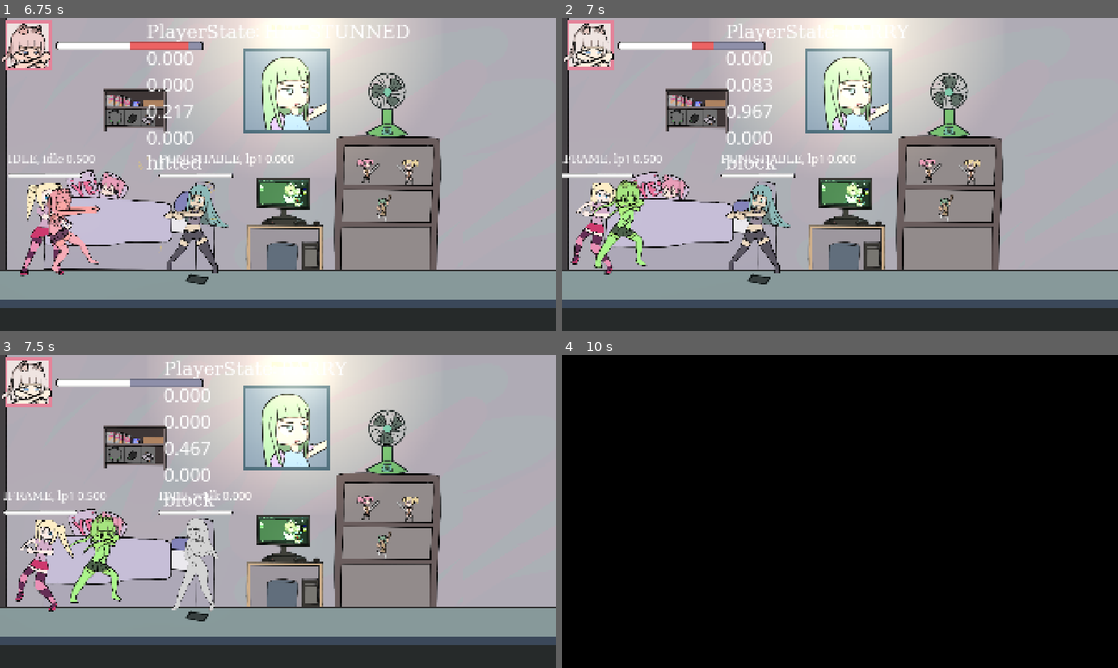
Above: before the commit, frames 1-4 (two rows, left to right).
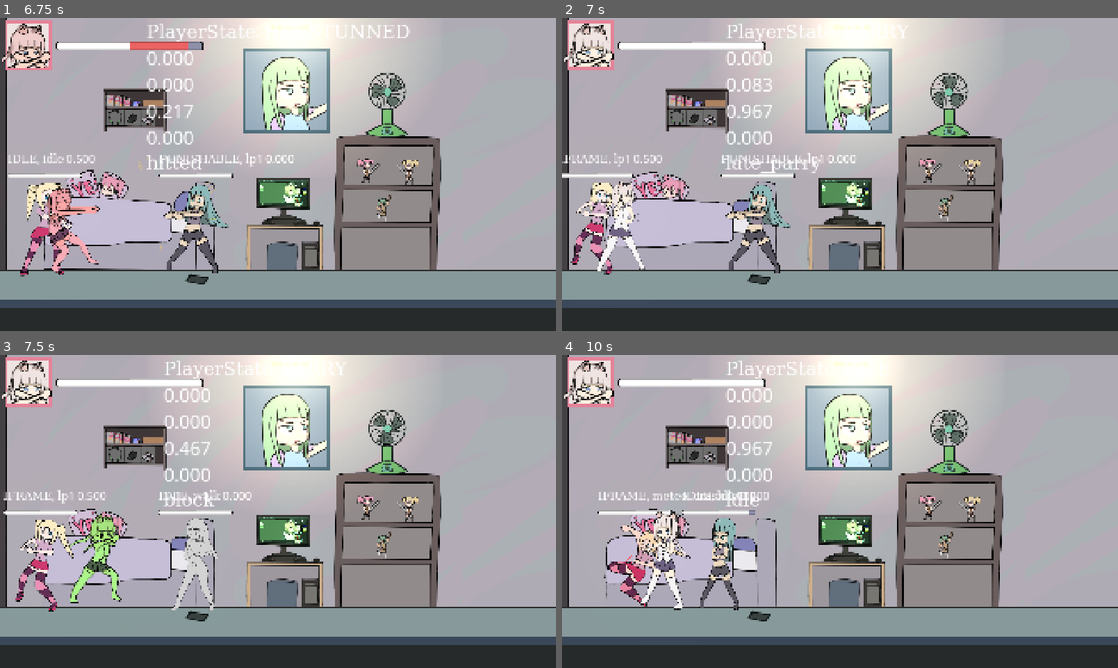
Above: after the commit, the same moments.

Repository: BeatMil/AnimuFight
Game: Godot game, scene res://scenes/main_menu.tscn
Two runs of this game, one before a commit and one after it. Both use one fixed random seed, a clock stepped at 60 frames per second and the inputs below.
Inputs (mouse positions are in pixels of both pictures, inside the frame that each line leads up to):
- Up to frame 1 (6.75 s): click "Start" at 0.5 s; tap Enter (ui_accept) at 1.25, 1.52, 2.27, 3.77, 4.52, 5.27 s; move the mouse to (250, 237) at 1.27 s; hold Space (block) 1.28-2.03 s; hold D (right) 1.28-2.78 s; click (250, 237) at 1.42 s; tap J (hp) at 1.55, 2.1, 3.05, 4.55 s; move the mouse to (444, 221) at 2.02 s; tap Space (block) at 2.3, 3.8, 5.3 s; move the mouse to (111, 127) at 2.77 s; hold Space (block) 2.78-3.53 s; hold A (left) 2.78-5.03 s; move the mouse to (305, 174) at 3.52 s; tap L (dodge) at 3.6 s; click (305, 174) at 3.67 s; move the mouse to (194, 96) at 4.27 s; hold , (execute) 4.28-5.03 s; move the mouse to (400, 158) at 5.02 s; hold D (right) from 5.03 s (still down); tap U (grab) at 5.1 s; move the mouse to (166, 190) at 5.77 s; hold J (hp) 5.78-6.53 s; click (166, 190) at 5.92 s; move the mouse to (333, 105) at 6.52 s; tap K (lp) at 6.6 s
- Up to frame 2 (7 s): keep holding D (right); tap Enter (ui_accept) at 6.77 s; tap Space (block) at 6.8 s
- Up to frame 3 (7.5 s): keep holding D (right); move the mouse to (250, 574) at 7.27 s; hold Space (block) from 7.28 s (still down)
- Up to frame 4 (10 s): tap Enter (ui_accept) at 7.52, 8.27 s; tap J (hp) at 7.55, 8.1, 9.05 s; move the mouse to (1006, 558) at 8.02 s; release Space (block) at 8.03 s; click (1006, 558) at 8.17 s; tap Space (block) at 8.3 s; move the mouse to (673, 464) at 8.77 s; release D (right) at 8.78 s; hold A (left) 8.78-9.5 s; hold Space (block) 8.78-9.5 s; click (840, 508) at 9.5 s, where only the run before the commit has a clickable "Restart"

Frame 1 is identical in both runs. In frame 2, 1.9% of the frame differs, in the area x 5-47%, y 7-81%; in frame 3, 0.3%; in frame 4, 99%, in the area x 0-100%, y 0-100%.

Commit message:
Player heals half damage when late parry

Diff:
--- a/nodes/player.tscn
+++ b/nodes/player.tscn
@@ -45,6 +45,8 @@
 [ext_resource type="AudioStream" uid="uid://dwc8oylpgeeuj" path="res://media/sfxs/PunchAttack5.wav" id="38_3pser"]
 [ext_resource type="AudioStream" uid="uid://u73y4q7hfepr" path="res://media/sfxs/PunchAttack6.wav" id="38_fw64u"]
 [ext_resource type="AudioStream" uid="uid://b6w8h4ewoy3of" path="res://media/sfxs/PunchAttack3.wav" id="39_3pser"]
+[ext_resource type="Texture2D" uid="uid://bhlsbejhj10rw" path="res://media/sprites/char1/vanilla_late_parry.png" id="45_0xvo4"]
+[ext_resource type="AudioStream" uid="uid://bnldfs23skhwr" path="res://media/sfxs/HitArrow.wav" id="46_0xvo4"]
 
 [sub_resource type="Animation" id="Animation_df04m"]
 length = 0.001
@@ -4162,6 +4164,88 @@
 "transitions": PackedFloat32Array(1),
 "update": 1,
 "values": [false]
+}
+
+[sub_resource type="Animation" id="Animation_tiirf"]
+resource_name = "late_parry"
+length = 0.300002
+step = 0.0166667
+tracks/0/type = "value"
+tracks/0/imported = false
+tracks/0/enabled = true
+tracks/0/path = NodePath("Sprite2D:texture")
+tracks/0/interp = 1
+tracks/0/loop_wrap = true
+tracks/0/keys = {
+"times": PackedFloat32Array(0),
+"transitions": PackedFloat32Array(1),
+"update": 1,
+"values": [ExtResource("45_0xvo4")]
+}
+tracks/1/type = "audio"
+tracks/1/imported = false
+tracks/1/enabled = true
+tracks/1/path = NodePath("AudioStreamPlayer")
+tracks/1/interp = 1
+tracks/1/loop_wrap = true
+tracks/1/keys = {
+"clips": [{
+"end_offset": 0.0,
+"start_offset": 0.0,
+"stream": ExtResource("46_0xvo4")
+}],
+"times": PackedFloat32Array(0)
+}
+tracks/1/use_blend = true
+tracks/2/type = "method"
+tracks/2/imported = false
+tracks/2/enabled = true
+tracks/2/path = NodePath(".")
+tracks/2/interp = 1
+tracks/2/loop_wrap = true
+tracks/2/keys = {
+"times": PackedFloat32Array(0),
+"transitions": PackedFloat32Array(1),
+"values": [{
+"args": [7],
+"method": &"_set_state"
+}]
+}
+tracks/3/type = "value"
+tracks/3/imported = false
+tracks/3/enabled = true
+tracks/3/path = NodePath("Sprite2D:self_modulate")
+tracks/3/interp = 1
+tracks/3/loop_wrap = true
+tracks/3/keys = {
+"times": PackedFloat32Array(0),
+"transitions": PackedFloat32Array(1),
+"update": 0,
+"values": [Color(1, 1, 1, 1)]
+}
+tracks/4/type = "value"
+tracks/4/imported = false
+tracks/4/enabled = true
+tracks/4/path = NodePath("Sprite2D:hframes")
+tracks/4/interp = 1
+tracks/4/loop_wrap = true
+tracks/4/keys = {
+"times": PackedFloat32Array(0),
+"transitions": PackedFloat32Array(1),
+"update": 1,
+"values": [1]
+}
+tracks/5/type = "value"
+tracks/5/imported = false
+tracks/5/enabled = true
+tracks/5/path = NodePath("Sprite2D:vframes")
+tracks/5/interp = 1
+tracks/5/loop_wrap = true
+tracks/5/keys = {
+"times": PackedFloat32Array(0),
+"transitions": PackedFloat32Array(1),
+"update": 1,
+"values": [1]
 }
 
 [sub_resource type="AnimationLibrary" id="AnimationLibrary_1o8ps"]
@@ -4191,6 +4275,7 @@
 &"hp": SubResource("Animation_v1xnu"),
 &"idle": SubResource("Animation_epwwg"),
 &"jump": SubResource("Animation_v2fns"),
+&"late_parry": SubResource("Animation_tiirf"),
 &"lp1": SubResource("Animation_d2kbo"),
 &"lp2": SubResource("Animation_gcdel"),
 &"lp3": SubResource("Animation_88oa4"),
--- a/scripts/hp_bar.gd
+++ b/scripts/hp_bar.gd
@@ -10,6 +10,7 @@
 signal hp_out
 
 var cant_heal = false
+var last_took_damage := 0
 
 #############################################################
 ## Public Functions
@@ -25,6 +26,8 @@
 	if value <= 0:
 		emit_signal("hp_out")
 		cant_heal = true
+	last_took_damage = _amount
+	pass
 
 
 func hp_up(_amount: int) -> void:
@@ -38,6 +41,21 @@
 	emit_signal("hp_up_sig")
 
 
+func hp_up_late_parry() -> void:
+	print("value_before:", value)
+	if get_tree():
+		var tween = get_tree().create_tween()
+		var heal_amount = max(last_took_damage/2, 1)
+		tween.tween_property(self, "value", value + heal_amount, 0.1)
+		tween.tween_property(back_bar, "value", value + heal_amount, 0.5)
+		print("last_took_damage:", last_took_damage)
+		print("last_took_damage/2:", last_took_damage/2)
+	await get_tree().create_timer(0.2).timeout
+	print("value_after:", value)
+	emit_signal("hp_up_sig")
+
+
+
 func get_hp() -> int:
 	return int(value)
 
--- a/scripts/player.gd
+++ b/scripts/player.gd
@@ -131,7 +131,10 @@
 	## BLOCK
 	# if state in can_block_states:
 	if state not in [States.BOUNCE_STUNNED, States.WALL_BOUNCED, States.IFRAME, States.AIR_SPD]:
-		if Input.is_action_just_pressed("block", true):
+		if Input.is_action_just_pressed("block", true) and state == States.HIT_STUNNED:
+			animation_player.play("late_parry")
+			hp_bar.hp_up_late_parry()
+		elif Input.is_action_just_pressed("block", true):
 			state = States.PARRY
 			animation_player.play("block")
 
@@ -205,6 +208,7 @@
 
 	if Input.is_action_just_pressed("down") and state in [States.BOUNCE_STUNNED, States.WALL_BOUNCED] and is_on_floor() and tech_roll_timer > 0:
 		animation_player.play("burst")
+		hp_bar.hp_up_late_parry()
 
 
 	## Animation Section
@@ -984,6 +988,7 @@
 		"place_enemy",
 		"wall_abel_combo2",
 		"wall_abel_combo",
+		"late_parry",
 		]:
 		animation_player.play("idle")
 	if anim_name in ["ded", "execute"]:
Not shown, added: media/sfxs/HitArrow.wav.import
Binary file added: media/sprites/char1/vanilla_late_parry.png
Not shown, added: media/sprites/char1/vanilla_late_parry.png.import
Not shown: 1 places in nodes/player.tscn that only renumber resources
Not shown, added: media/sfxs/HitArrow.wav
